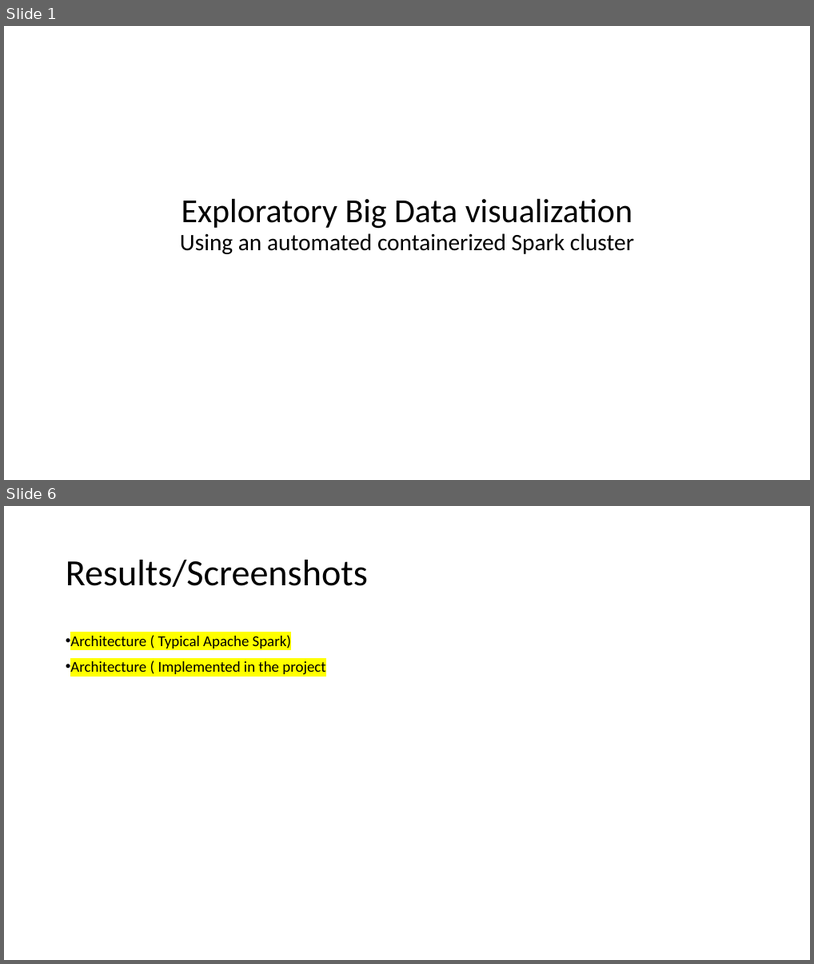
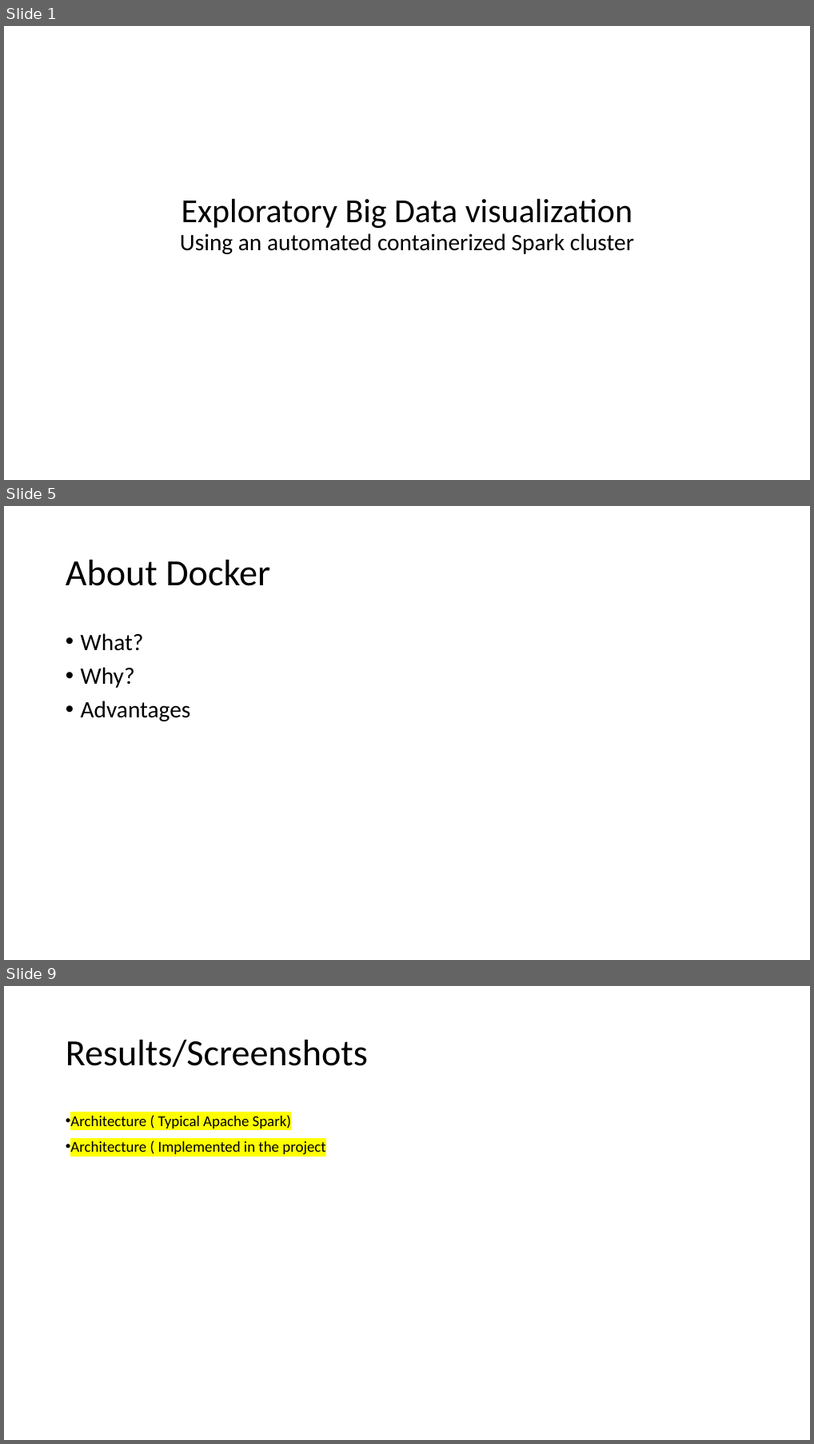
Before and after one commit to gprasad09/Apache-Spark-Cluster-Project, a slide deck: misc/ProjectReports-In progress/TermProject.pptx. Shown one above the other, each under a label of ours: slides 1 and 6 before the commit, slides 1, 5 and 9 after it; the slides between them are not shown. The pictures are 814x964 and 814x1444 pixels, drawn with LibreOffice and Linux fonts; fonts in the diff are those of the drawing. Boxes give left, top, right and bottom in pixels: in the first picture for what was removed or moved away, otherwise in the second. Text is boxed around its words. In the diff, an @@ line names an element or a change of style, - is before the commit and + after.

```diff
--- a/misc/ProjectReports-In progress/TermProject.pptx
+++ b/misc/ProjectReports-In progress/TermProject.pptx
@@ slide 5 added at box(4, 506, 810, 960), background #FFFFFF @@
@@ title added at box(66, 560, 270, 586), 44 pt, text #000000 @@
+About Docker
@@ text added at box(81, 633, 191, 721), 28 pt, text #000000 @@
+• What?
+• Why?
+• Advantages
@@ what was slide 6 is now slide 9 @@
```
Also in this commit, not shown: 5 slides changed, 2 other slides added.
